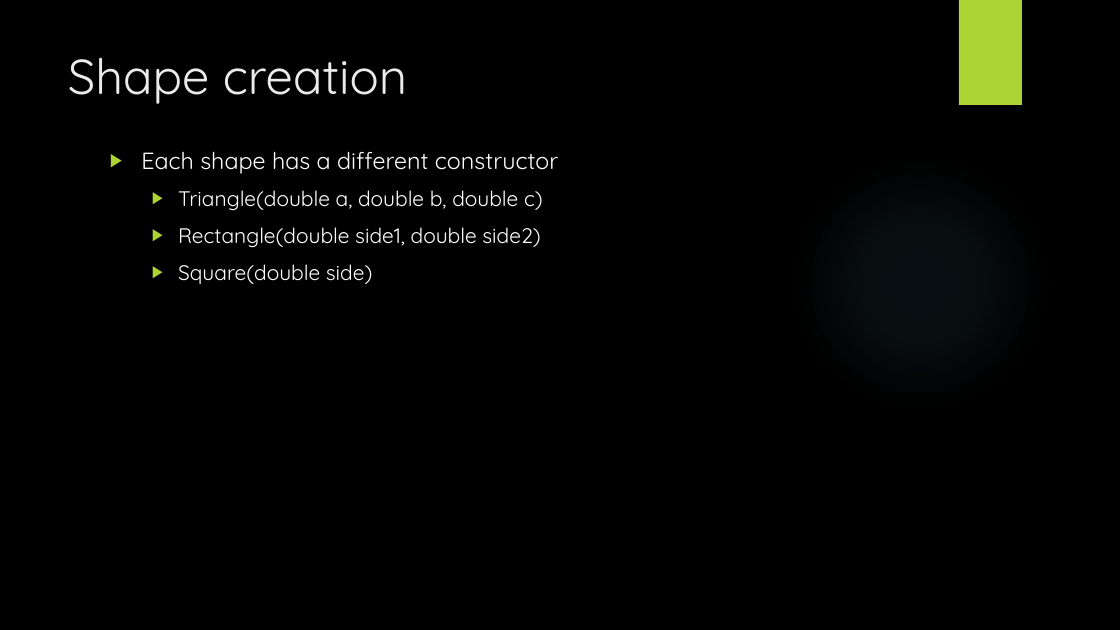
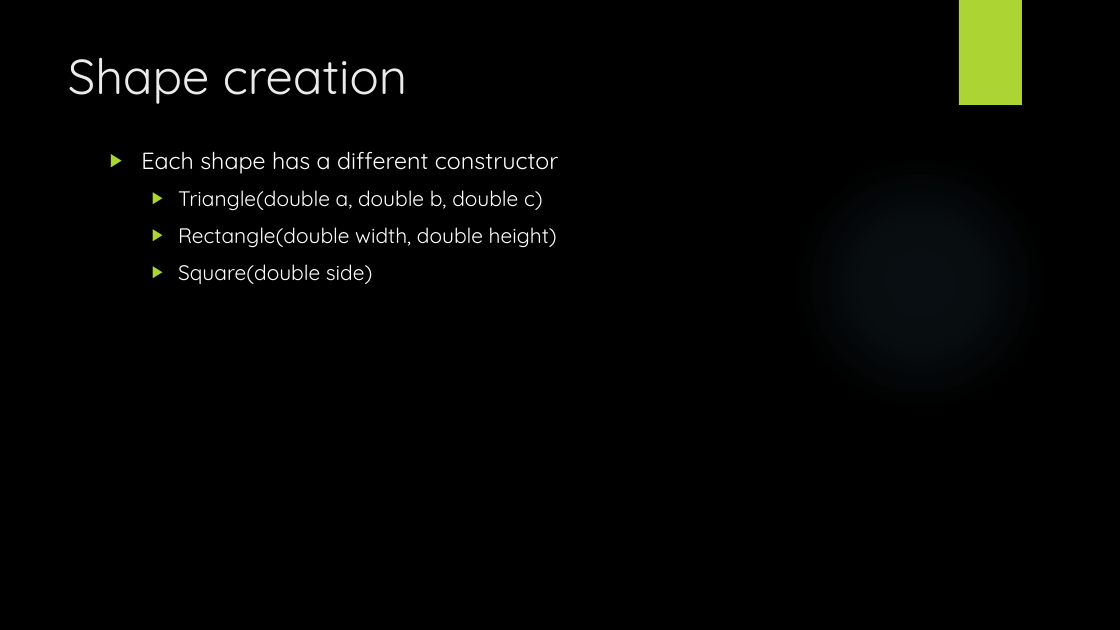
Before and after one commit to DrOldGuy/object-oriented-programming, a slide deck: slide 8 of The Shape of OOP.pptx. Drawn at 1120x630 pixels with LibreOffice and Linux fonts; fonts in the diff are those of the drawing; background and template pictures are left out. Boxes give left, top, right and bottom in pixels: in the first picture for what was removed or moved away, otherwise in the second. Text is boxed around its words. In the diff, an @@ line names an element or a change of style, - is before the commit and + after.

Commit message:
Refactored shapeInfo method

```diff
--- a/The Shape of OOP.pptx
+++ b/The Shape of OOP.pptx
@@ text at (178,227,557,248): text changed @@
-  ▶ Rectangle(double side1, double side2)
+  ▶ Rectangle(double width, double height)
```
Also in this commit, not shown: 5 other slides changed, 6 other files.
